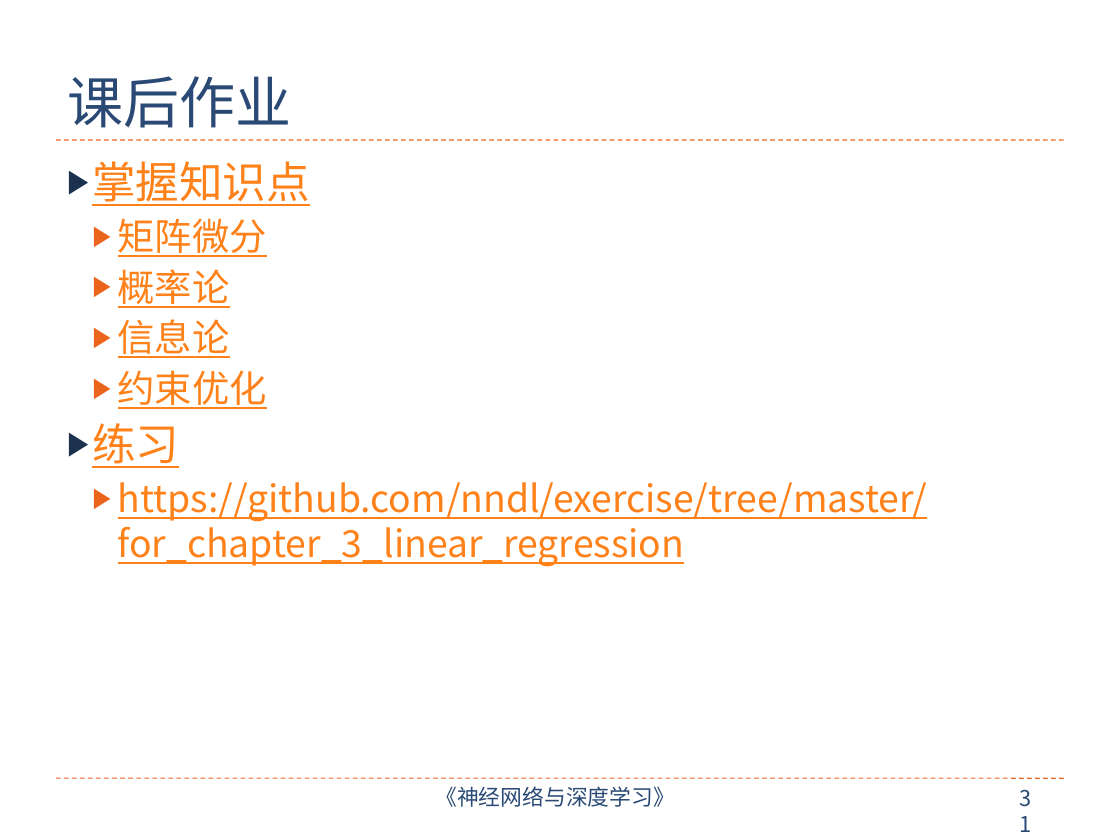
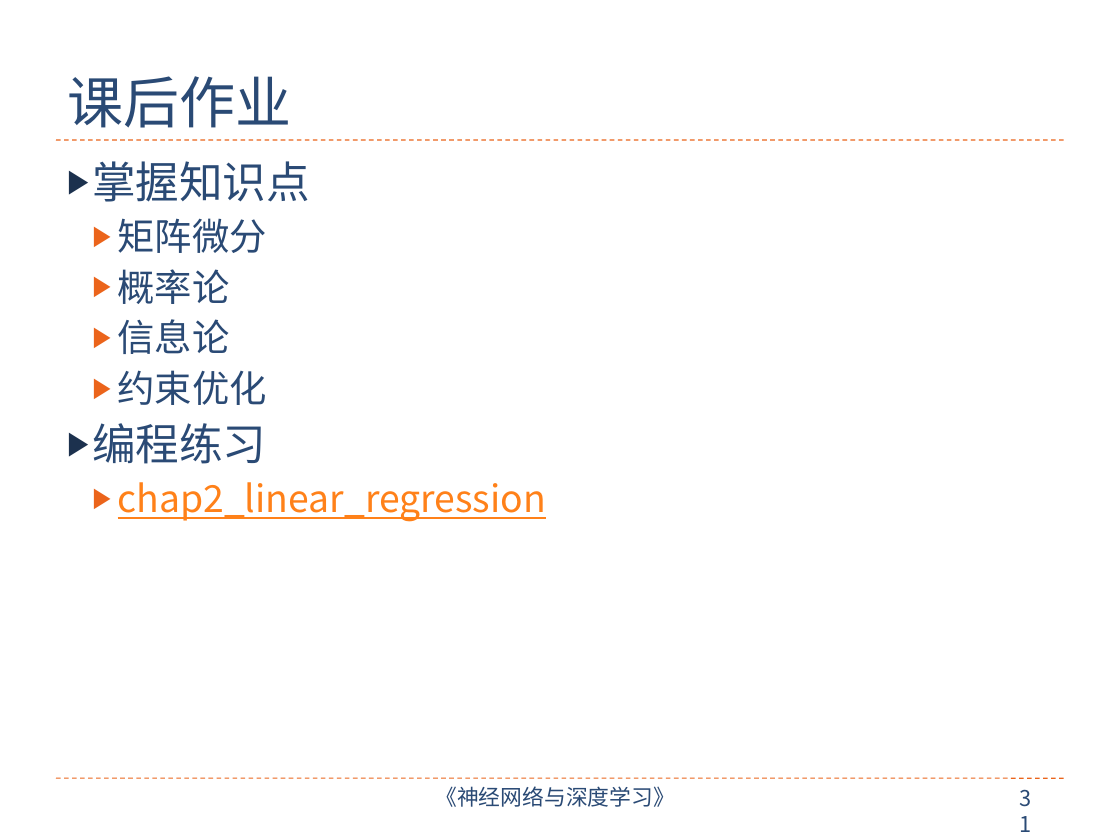
Before and after one commit to nndl/nndl.github.io, a slide deck: slide 31 of ppt/chap-机器学习概述.pptx. Drawn at 1120x840 pixels with LibreOffice and Linux fonts; fonts in the diff are those of the drawing. Boxes give left, top, right and bottom in pixels: in the first picture for what was removed or moved away, otherwise in the second. Text is boxed around its words. In the diff, an @@ line names an element or a change of style, - is before the commit and + after.

Commit message:
update pptx1-2

```diff
--- a/ppt/chap-机器学习概述.pptx
+++ b/ppt/chap-机器学习概述.pptx
@@ text at <box>92,161,310,405</box>: text colour #FF8119 to #2A4A75, underline off in "掌握知识点", "矩阵微分", "概率论", "信息论" and 1 more places @@
@@ text at <box>92,423,546,522</box>: text changed @@
-▶ 练习
-  ▶ https://github.com/nndl/exercise/tree/master/for_chapter_3_linear_regression
+▶ 编程练习
+  ▶ chap2_linear_regression
```
